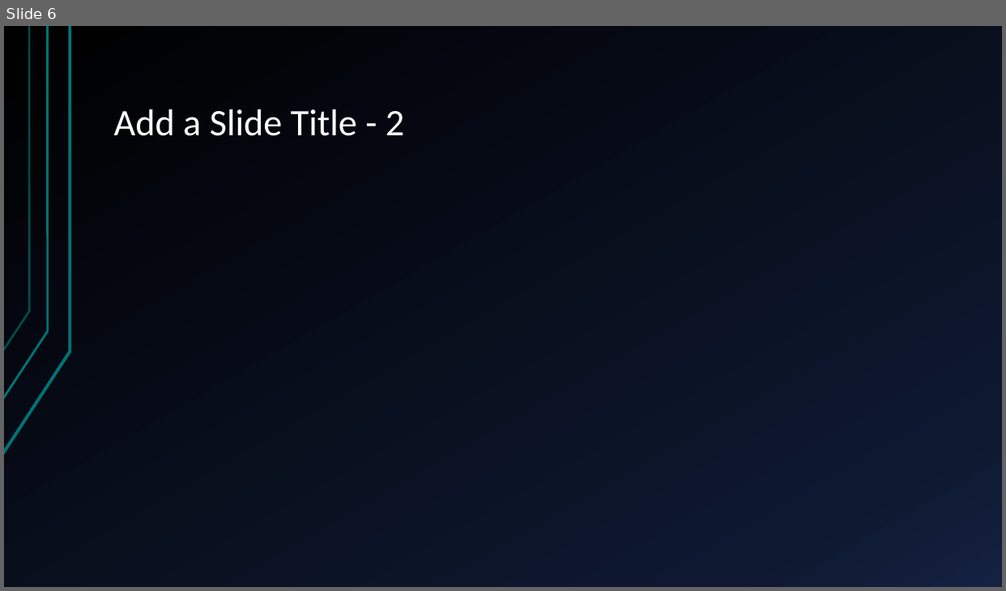
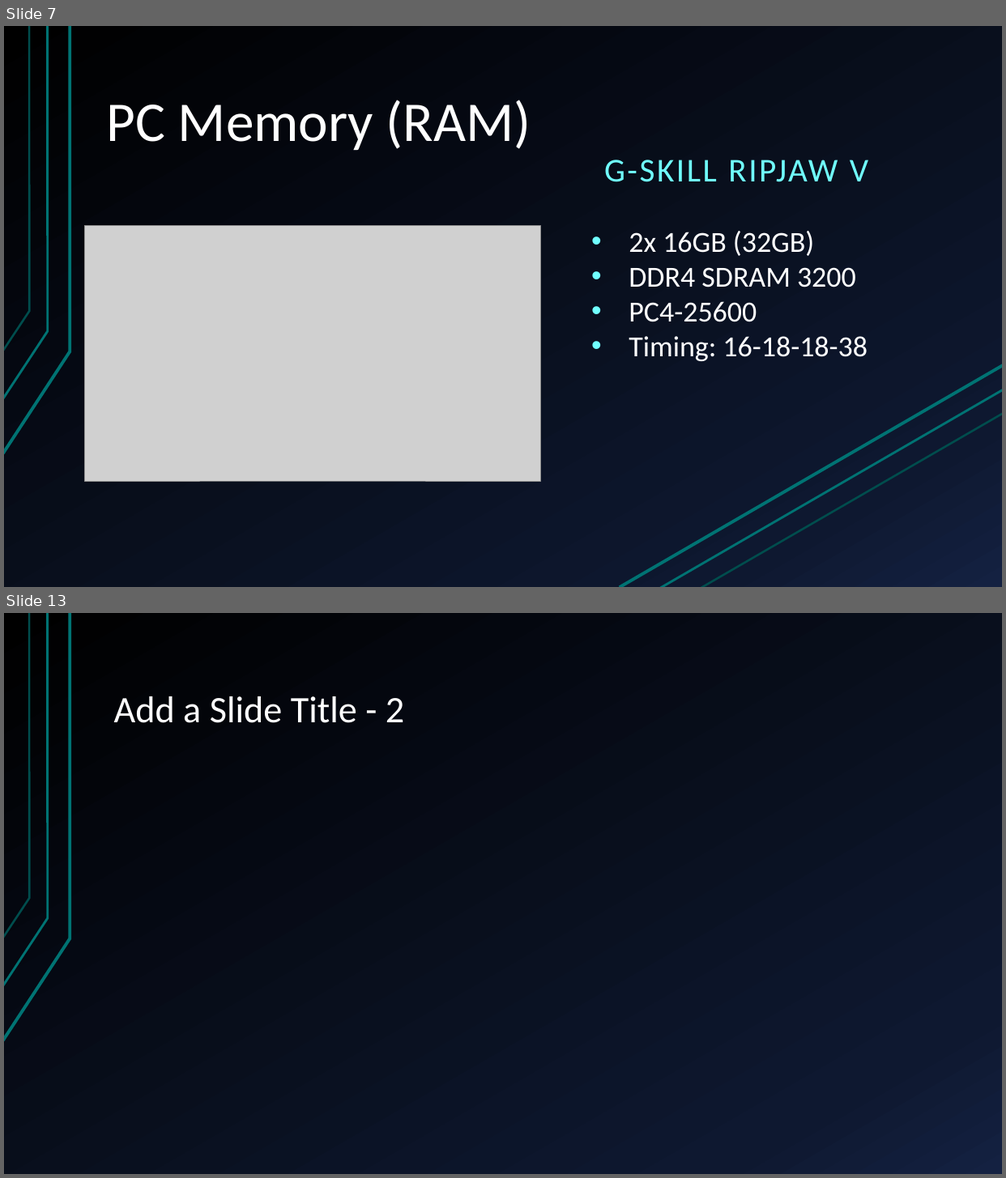
Before and after one commit to Ploppa-Smurph/ctec112_IT_HardwareSupport, a slide deck: buildPC.pptx. Shown one above the other, each under a label of ours: slide 6 before the commit, slides 7 and 13 after it; the slides between them are not shown. The pictures are 1006x591 and 1006x1178 pixels, drawn with LibreOffice and Linux fonts; fonts in the diff are those of the drawing; grey boxes stand for pictures. Boxes give left, top, right and bottom in pixels: in the first picture for what was removed or moved away, otherwise in the second. Text is boxed around its words. In the diff, an @@ line names an element or a change of style, - is before the commit and + after.

```diff
--- a/buildPC.pptx
+++ b/buildPC.pptx
@@ slide 7 added at box(4, 26, 1002, 587), background gradient #000000 to #0F1931 to #142242; not listed: 3 template elements that a slide beside it also shows @@
@@ title added at box(107, 100, 531, 151), 54 pt, text #FFFFFF @@
+PC Memory (RAM)
@@ text added at box(604, 160, 868, 182), 32 pt, text #70FFFF @@
+G-SKILL RIPJAW V
@@ picture added at box(85, 226, 540, 482) @@
@@ text added at box(629, 231, 867, 361), 28 pt, text #FFFFFF @@
+• 2x 16GB (32GB)
+• DDR4 SDRAM 3200
+• PC4-25600
+• Timing: 16-18-18-38
@@ line added from (620, 587) to (1002, 365), #007373 3 pt @@
@@ line added from (659, 587) to (1002, 390), #007373 2.25 pt @@
@@ line added from (701, 587) to (1002, 414), #007373 2 pt @@
@@ what was slide 6 is now slide 13 @@
```
Also in this commit, not shown: 3 slides changed, 8 other slides added, 7 slides removed, 1 other file.
